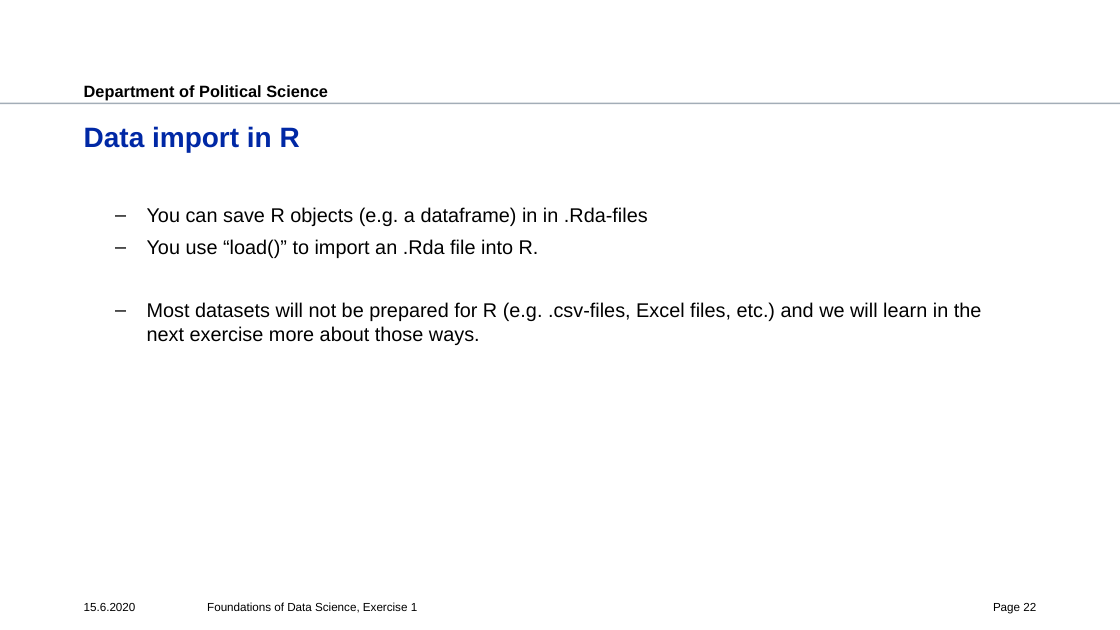
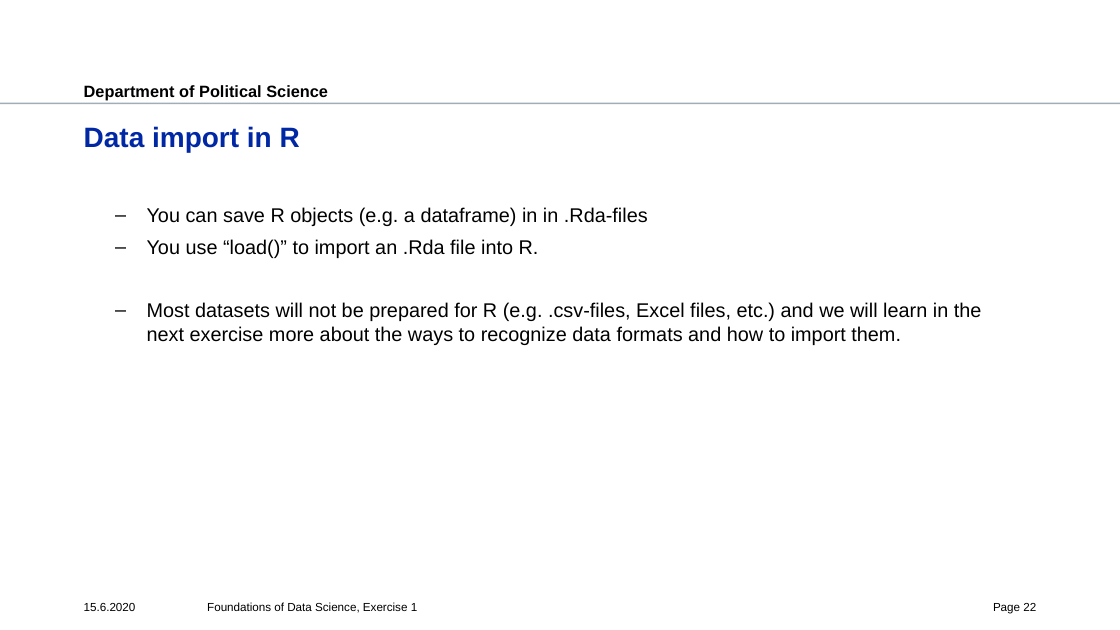
Before and after one commit to polianchykova/fds-2020-exercise, a slide deck: slide 22 of ex1/ex1.pptx. Drawn at 1120x630 pixels with LibreOffice and Linux fonts; fonts in the diff are those of the drawing; background and template pictures are left out. Boxes give left, top, right and bottom in pixels: in the first picture for what was removed or moved away, otherwise in the second. Text is boxed around its words. In the diff, an @@ line names an element or a change of style, - is before the commit and + after.

```diff
--- a/ex1/ex1.pptx
+++ b/ex1/ex1.pptx
@@ text at (147, 302, 982, 345): text changed @@
-  – Most datasets will not be prepared for R (e.g. .csv-files, Excel files, etc.) and we will learn in the next exercise more about those ways.
+  – Most datasets will not be prepared for R (e.g. .csv-files, Excel files, etc.) and we will learn in the next exercise more about the ways to recognize data formats and how to import them.
```
Also in this commit, not shown: 6 other slides changed, 3 other files.
